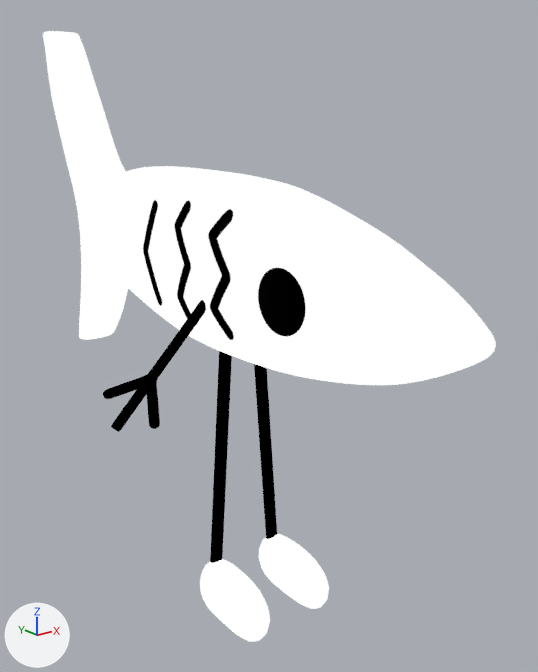
Renders of the glTF model Assets/Models/tobythefish.glb from each side of a commit.
Both versions are drawn from a 50 mm lens placed at (-1.15, -1.54, 1.41), pointed at (0.11, 0.03, 0.78). The lights are fixed; the arrows at lower left show +X, +Y and +Z. The first picture is the older version.

Before the edit, the objects in view are built like this:
```python
ob_left_shoe = bpy.data.objects.new('Left Shoe', me_mesh)
ob_left_shoe.location = (0.0, 0.25, 1.018)
ob_right_shoe = bpy.data.objects.new('Right Shoe', me_mesh_003)
ob_right_shoe.location = (0.0, 0.25, 1.018)
ob_righteye = bpy.data.objects.new('RightEye', me_sphere_002)
ob_righteye.location = (0.0, 0.25, 1.018)
ob_torso = bpy.data.objects.new('Torso', me_mesh_006)
ob_torso.location = (0.0, 0.25, 1.018)
# also in view: 'RightLeg' at (-0.08, 0.01, 0.45); 'RightHand' at (-0.25, 0.0, 0.78); 'LeftLeg' at (0.08, 0.01, 0.45)
```
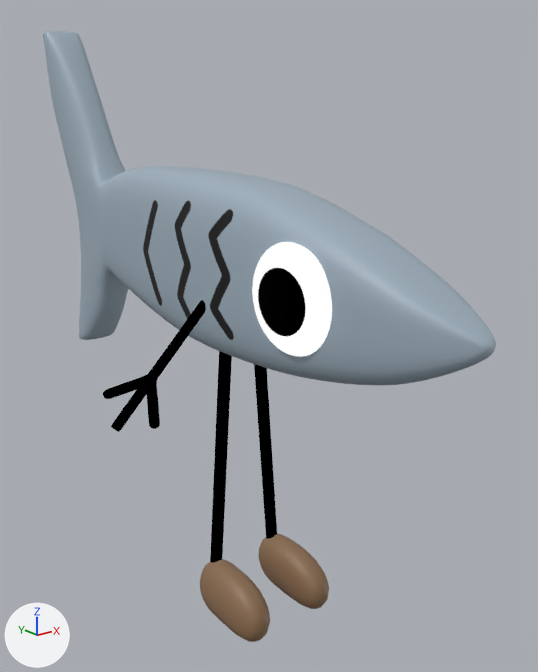
Where the change shows, as pixel boxes (x1, y1, x2, y2) in the pictures (538 x 672 px):
'Torso', surface changed (white to grey)
    both: (43, 31, 496, 385)
'Left Shoe', recoloured (white to brown)
    both: (200, 559, 270, 642)
'Right Shoe', recoloured (white to brown)
    both: (258, 534, 329, 609)

Edits to the bpy script that builds the scene:
```text
Add img_bakedtorsotexture:
    img_bakedtorsotexture = load_image('BakedTorsoTexture', '_unpacked/BakedTorsoTexture', 1024, 1024, 'sRGB')
Change mat_shoe:
    remove n0 = _N.new('ShaderNodeEmission'); n0.name = 'Emission'
    remove n1 = _N.new('ShaderNodeLightPath'); n1.name = 'Light Path'
    remove n2 = _N.new('ShaderNodeBsdfTransparent'); n2.name = 'Transparent BSDF'
    remove n3 = _N.new('ShaderNodeMixShader'); n3.name = 'Mix Shader'
    add n5 = _N.new('ShaderNodeBsdfPrincipled'); n5.name = 'Principled BSDF'
    add n5.inputs[0].default_value = (0.258, 0.15, 0.0782, 1.0)  # 'Base Color', brown #8b6c4f
    where n4 = _N.new('ShaderNodeOutputMaterial'); n4.name = 'Material Output'
    remove _L.new(n1.outputs[0], n3.inputs[0])  # 'Is Camera Ray' to 'Factor'
    remove _L.new(n2.outputs[0], n3.inputs[1])  # 'BSDF' to 'Shader'
    remove _L.new(n0.outputs[0], n3.inputs[2])  # 'Emission' to 'Shader'
    remove _L.new(n3.outputs[0], n4.inputs[0])  # 'Shader' to 'Surface'
    add _L.new(n5.outputs[0], n4.inputs[0])  # 'BSDF' to 'Surface'
Change mat_torso:
    remove # nodes: BsdfTransparent, Emission, LightPath, Mix, MixShader, OutputMaterial, TexImage, VertexColor
    remove # uses the picture img_toby_gills
    nodes: BsdfPrincipled, Mix, OutputMaterial, TexImage, VertexColor
    uses the picture img_bakedtorsotexture
```
